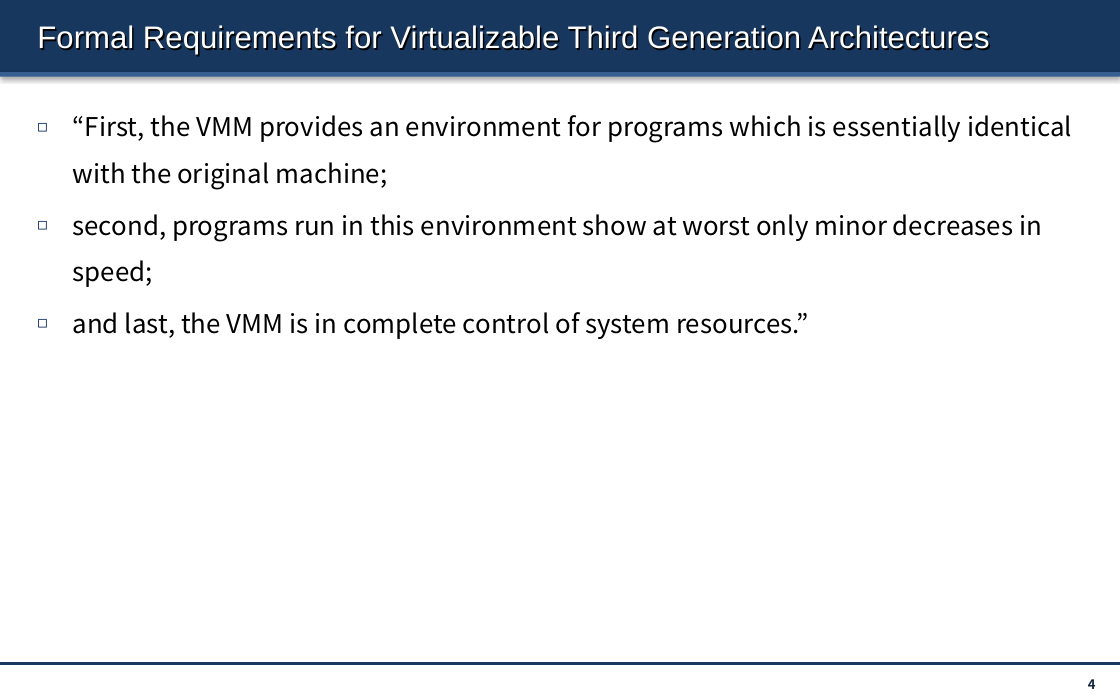
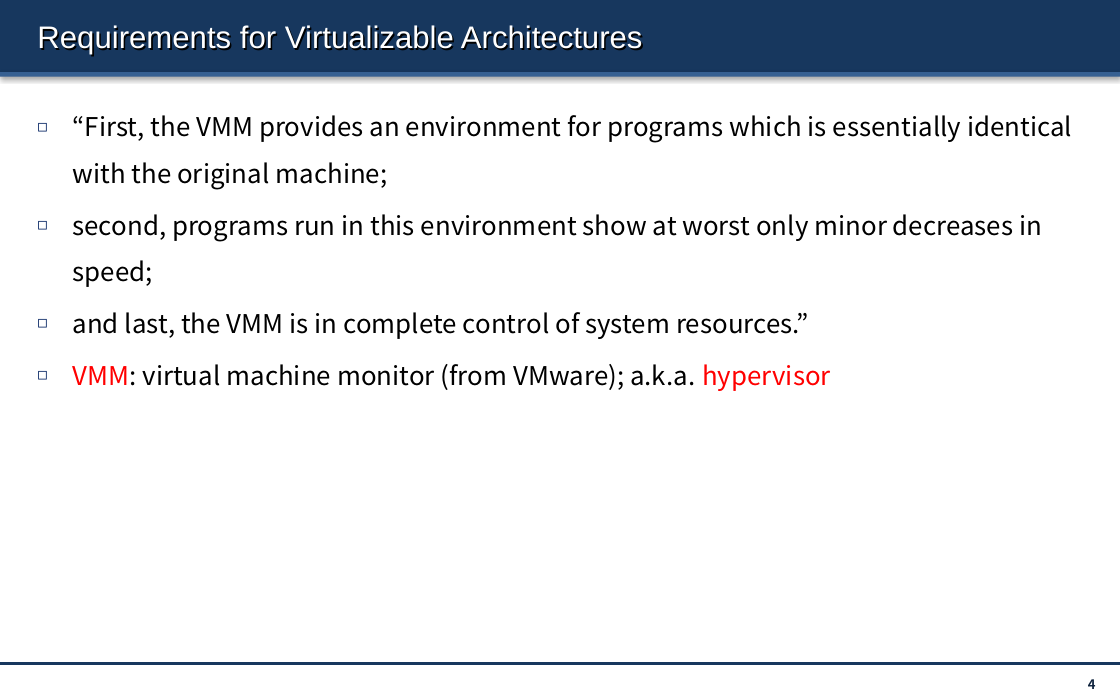
Before and after one commit to Marcusleeleelee/CSCI3150, a slide deck: slide 4 of lectures/lec16_virtualization.pptx. Drawn at 1120x700 pixels with LibreOffice and Linux fonts; fonts in the diff are those of the drawing. Boxes give left, top, right and bottom in pixels: in the first picture for what was removed or moved away, otherwise in the second. Text is boxed around its words. In the diff, an @@ line names an element or a change of style, - is before the commit and + after.

```diff
--- a/lectures/lec16_virtualization.pptx
+++ b/lectures/lec16_virtualization.pptx
@@ title at (x1=37, y1=25, x2=643, y2=55): text changed @@
-Formal Requirements for Virtualizable Third Generation Architectures
+Requirements for Virtualizable Architectures
@@ text at (x1=72, y1=364, x2=831, y2=391): paragraph added @@
+◻ VMM: virtual machine monitor (from VMware); a.k.a. hypervisor
```
Also in this commit, not shown: 5 other slides changed.
